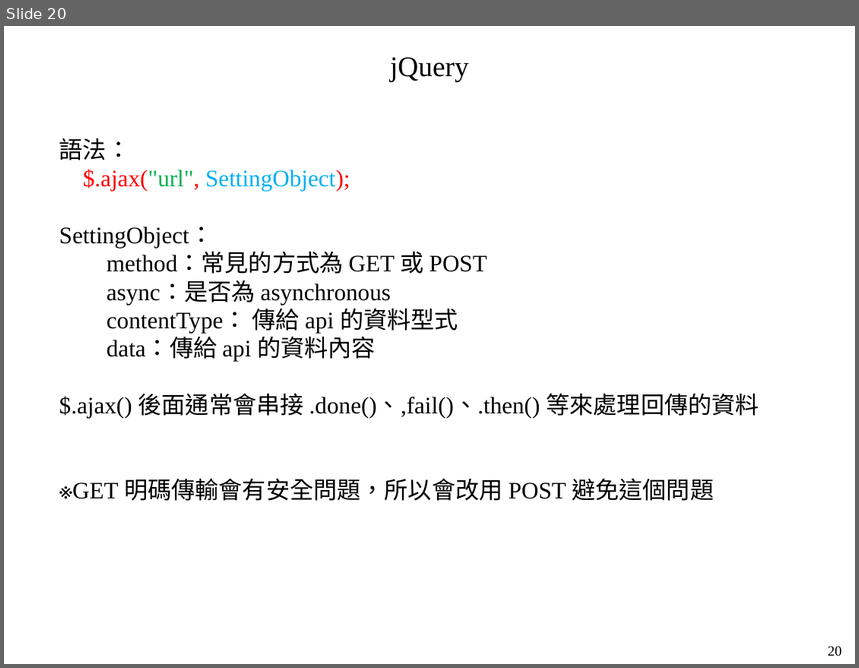
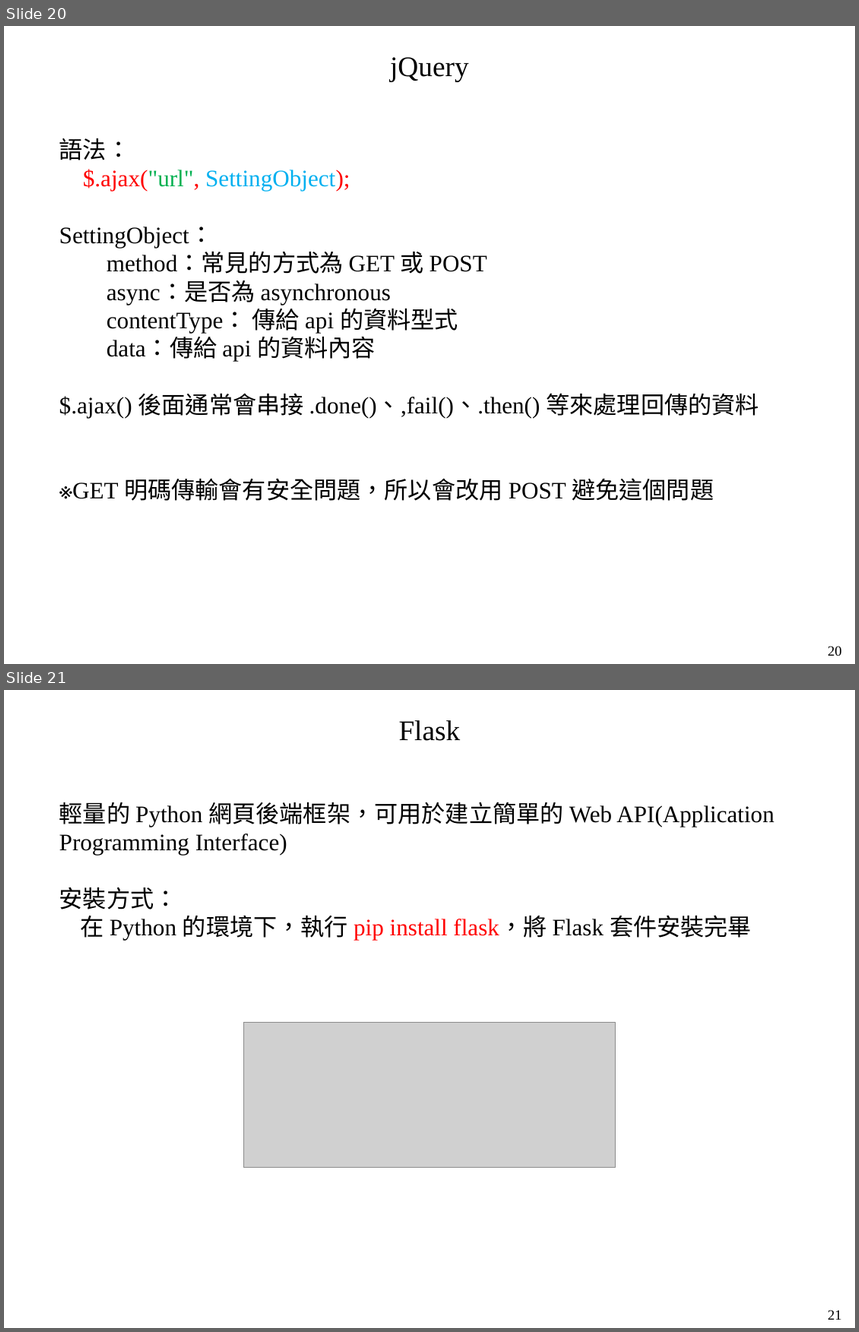
Before and after one commit to mar120434/2021_web_tutor, a slide deck: 動態網頁.pptx. Shown one above the other, each under a label of ours: slide 20 before the commit, slides 20 and 21 after it. The pictures are 859x668 and 859x1332 pixels, drawn with LibreOffice and Linux fonts; fonts in the diff are those of the drawing; grey boxes stand for pictures. Boxes give left, top, right and bottom in pixels: in the first picture for what was removed or moved away, otherwise in the second. Text is boxed around its words. In the diff, an @@ line names an element or a change of style, - is before the commit and + after.

Commit message:
21210804_0055 add Flask

```diff
--- a/動態網頁.pptx
+++ b/動態網頁.pptx
@@ slide 21 added at <box>4,690,855,1328</box>, background #FFFFFF @@
@@ text added at <box>399,720,461,741</box>, 24 pt, text #000000 @@
+Flask
@@ text added at <box>59,802,775,940</box>, 20 pt, text #000000 @@
+輕量的 Python 網頁後端框架，可用於建立簡單的 Web API(Application Programming Interface)
+安裝方式：
+在 Python 的環境下，執行 pip install flask，將 Flask 套件安裝完畢
@@ picture added at <box>244,1023,615,1168</box> @@
@@ text added at <box>828,1310,842,1320</box>, 12 pt, text #000000 @@
+21
```
Also in this commit, not shown: 5 other slides added, 2 other files.
